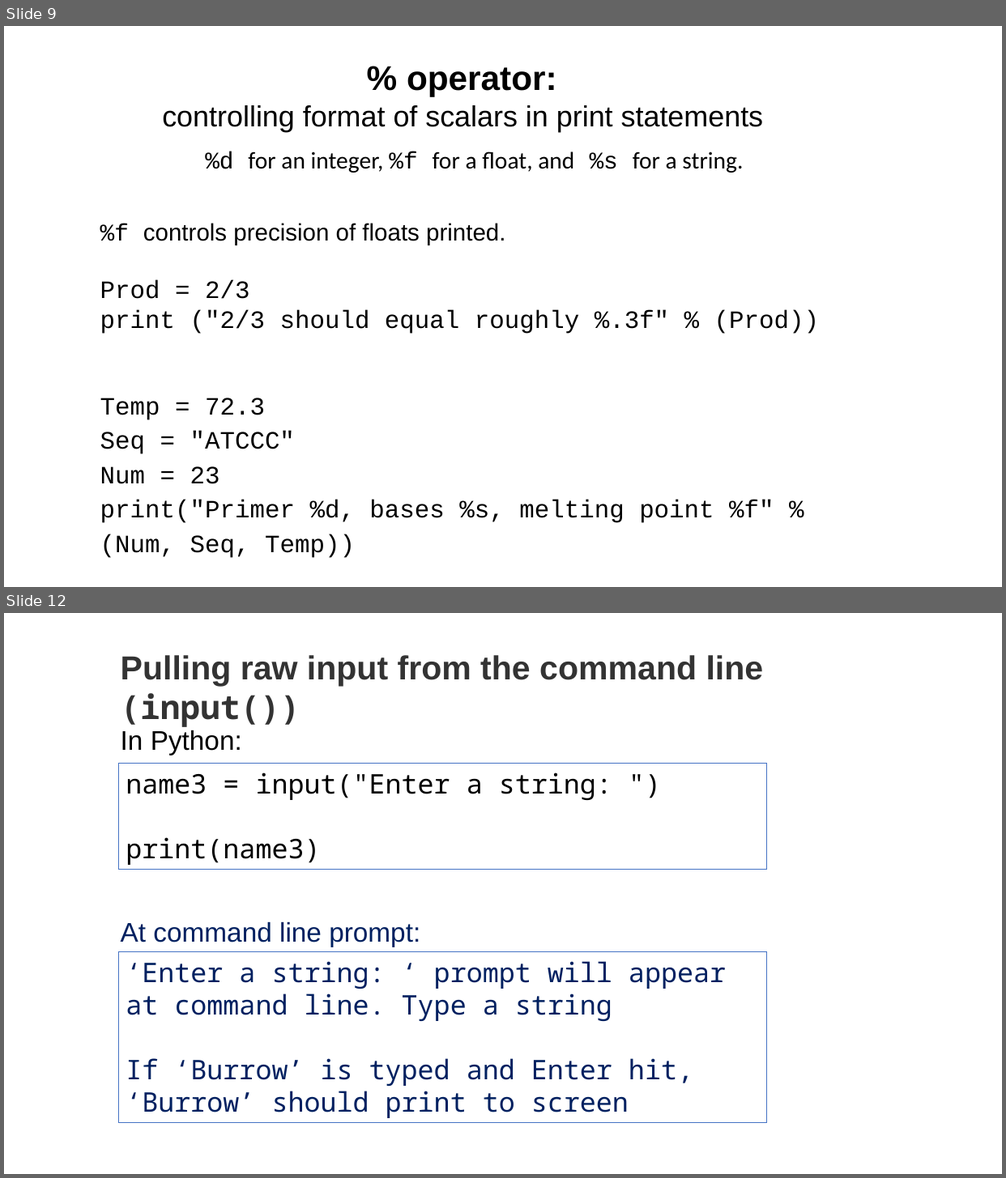
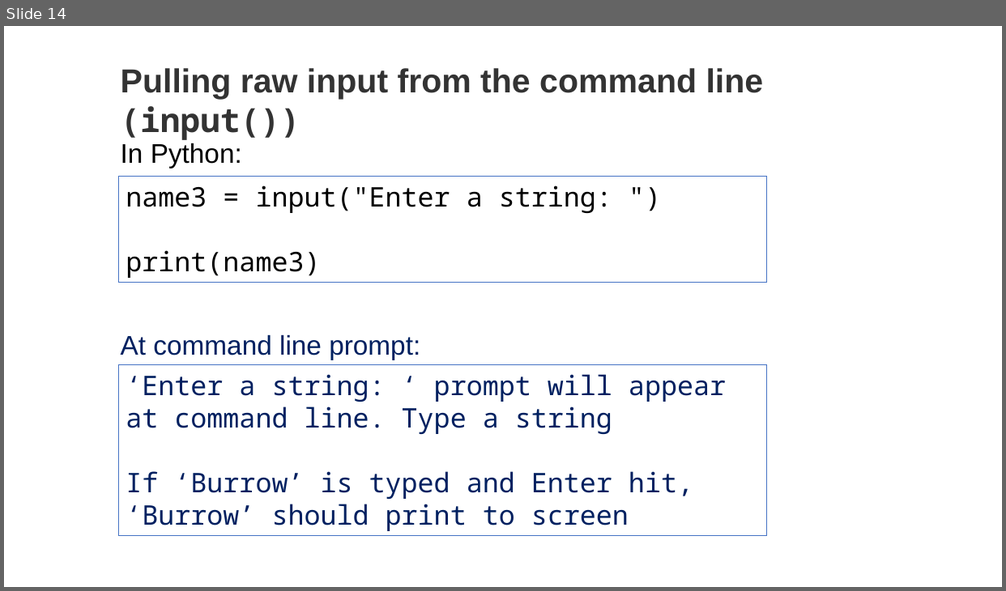
Before and after one commit to tparchman/F26_BIOL792, a slide deck: week6_pythonI/week6_python.pptx. Shown one above the other, each under a label of ours: slides 9 and 12 before the commit, slide 14 after it; the slides between them are not shown. The pictures are 1006x1178 and 1006x591 pixels, drawn with LibreOffice and Linux fonts; fonts in the diff are those of the drawing. Boxes give left, top, right and bottom in pixels: in the first picture for what was removed or moved away, otherwise in the second. Text is boxed around its words. In the diff, an @@ line names an element or a change of style, - is before the commit and + after.

```diff
--- a/week6_pythonI/week6_python.pptx
+++ b/week6_pythonI/week6_python.pptx
@@ slide 9 removed at [4, 26, 1002, 587], background #FFFFFF @@
@@ text removed at [162, 67, 764, 132] @@
-% operator:
-controlling format of scalars in print statements
@@ text removed at [205, 152, 743, 173] @@
-%d for an integer, %f for a float, and %s for a string.
@@ text removed at [100, 223, 505, 246] @@
-%f controls precision of floats printed.
@@ text removed at [100, 280, 819, 334] @@
-Prod = 2/3
-print ("2/3 should equal roughly %.3f" % (Prod))
@@ text removed at [100, 398, 774, 558] @@
-Temp = 72.3
-Seq = "ATCCC"
-Num = 23
-print("Primer %d, bases %s, melting point %f" % (Num, Seq, Temp))
@@ what was slide 12 is now slide 14 @@
```
Also in this commit, not shown: 9 slides changed, 5 slides added, 1 other slide removed, 3 other files.
